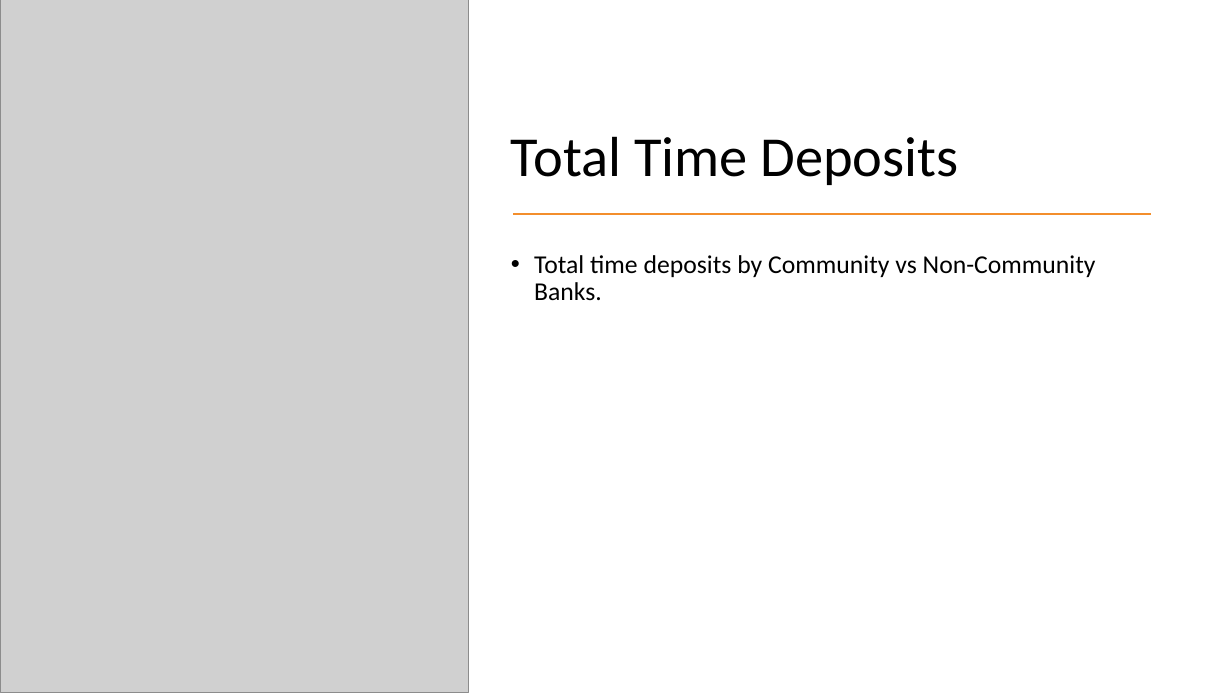
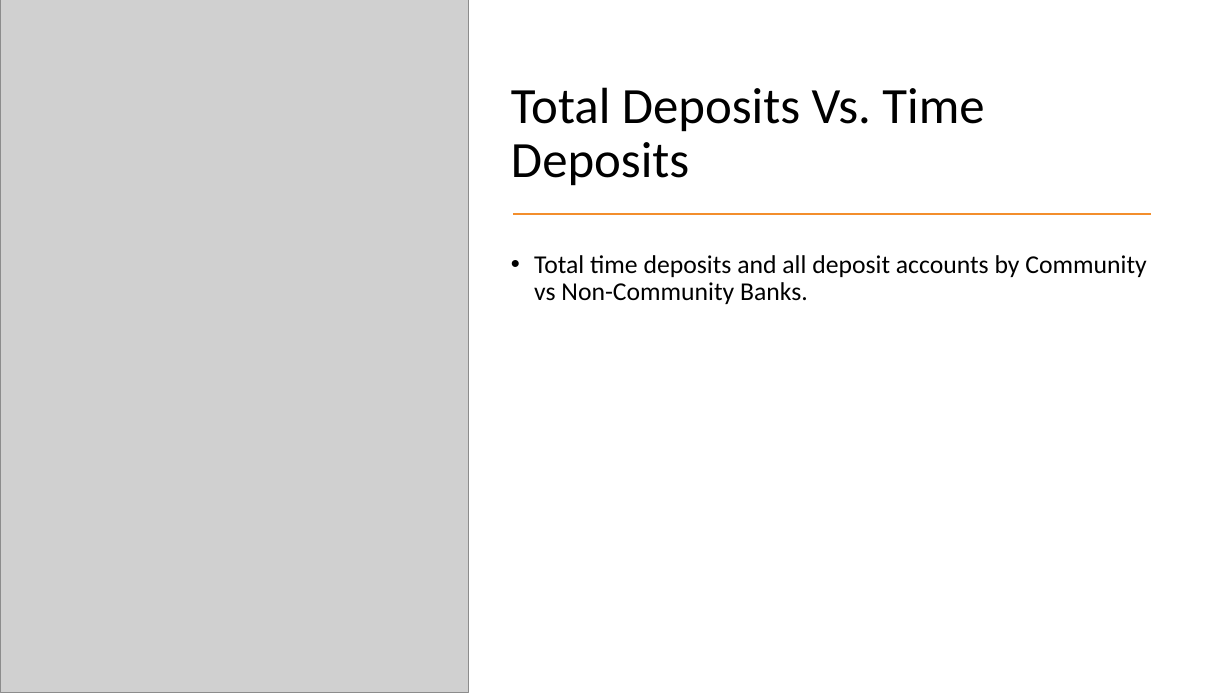
Before and after one commit to StephanieChew-nyc/Stephanie_Chew_Capstone_4, a slide deck: slide 4 of Stephanie_Chew_Capstone_4.pptx (slide 6 before the commit). Drawn at 1232x693 pixels with LibreOffice and Linux fonts; fonts in the diff are those of the drawing; grey boxes stand for pictures. Boxes give left, top, right and bottom in pixels: in the first picture for what was removed or moved away, otherwise in the second. Text is boxed around its words. In the diff, an @@ line names an element or a change of style, - is before the commit and + after.

Commit message:
Updated powerpoint

```diff
--- a/Stephanie_Chew_Capstone_4.pptx
+++ b/Stephanie_Chew_Capstone_4.pptx
@@ title at (511, 87, 984, 186): text changed; size 44 to 39.6 pt @@
-Total Time Deposits
+Total Deposits Vs. Time Deposits
@@ text at (534, 255, 1146, 304): text changed @@
-• Total time deposits by Community vs Non-Community Banks.
+• Total time deposits and all deposit accounts by Community vs Non-Community Banks.
```
Also in this commit, not shown: 2 other slides changed, 3 slides added, 2 other files.
